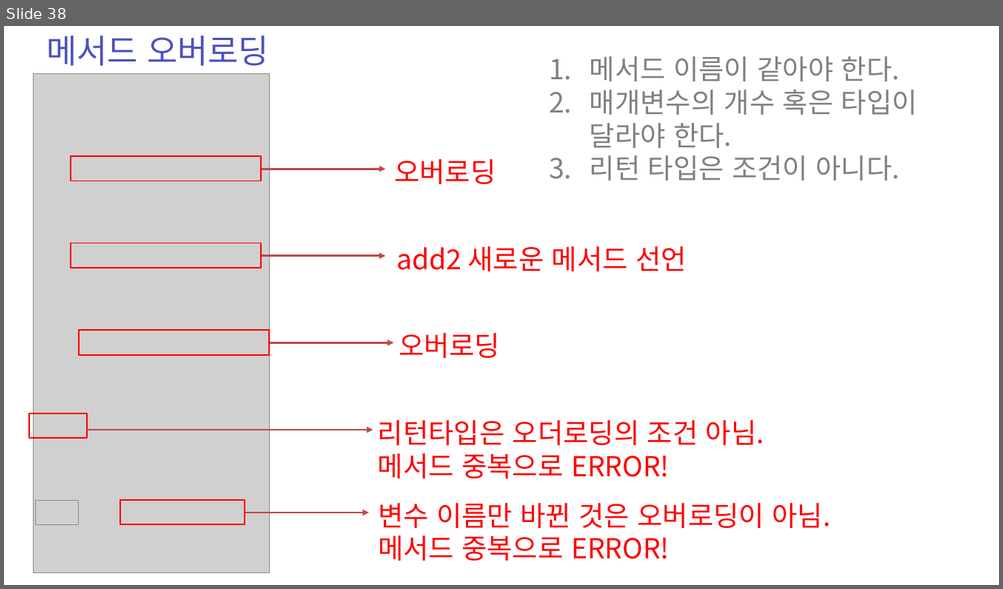
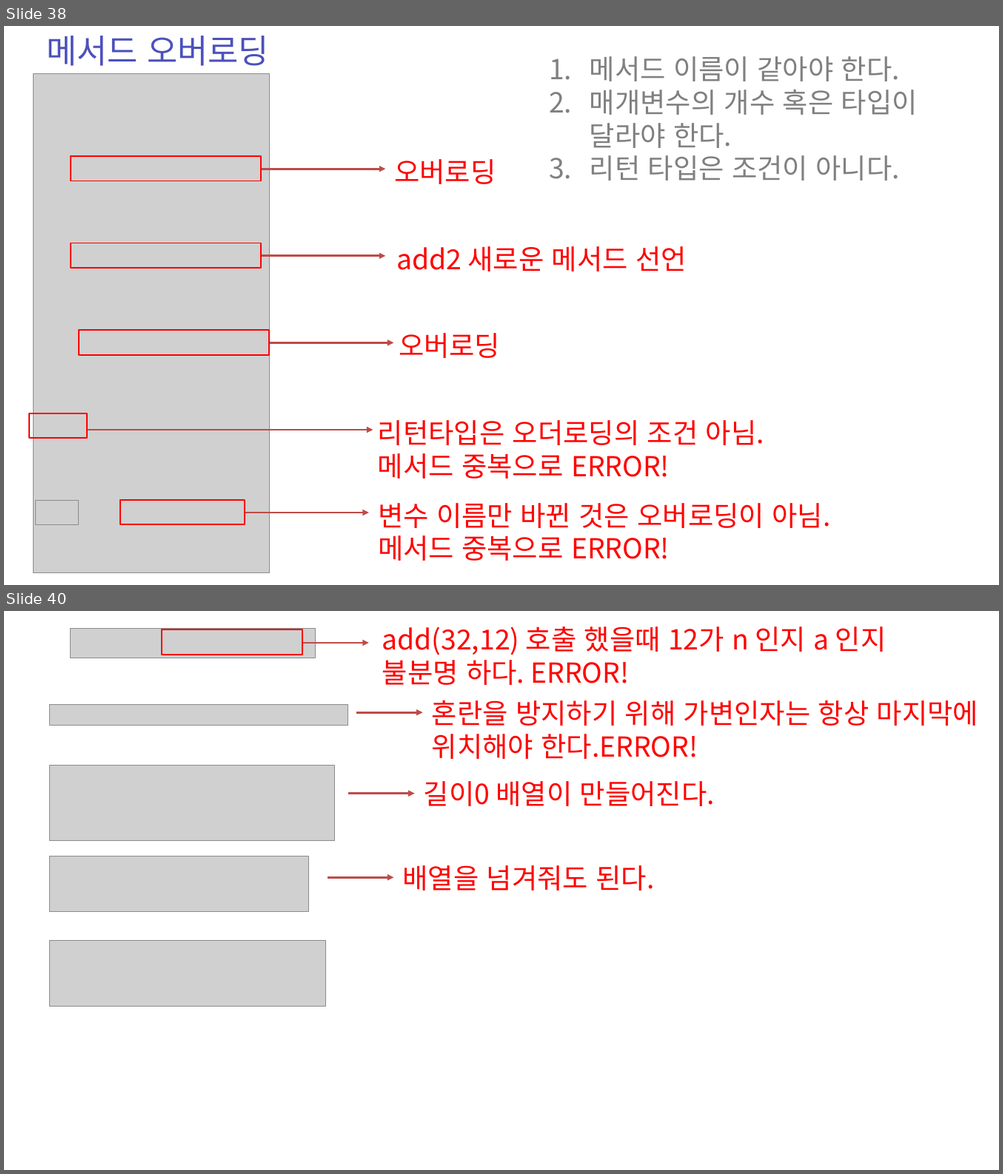
Before and after one commit to zest132/JavaLecture, a slide deck: JavaLecture/LectureFile/java 6강.pptx. Shown one above the other, each under a label of ours: slide 38 before the commit, slides 38 and 40 after it; the slides between them are not shown. The pictures are 1003x589 and 1003x1174 pixels, drawn with LibreOffice and Linux fonts; fonts in the diff are those of the drawing; grey boxes stand for pictures. Boxes give left, top, right and bottom in pixels: in the first picture for what was removed or moved away, otherwise in the second. Text is boxed around its words. In the diff, an @@ line names an element or a change of style, - is before the commit and + after.

```diff
--- a/JavaLecture/LectureFile/java 6강.pptx
+++ b/JavaLecture/LectureFile/java 6강.pptx
@@ slide 40 added at (x1=4, y1=611, x2=999, y2=1170), background #FFFFFF @@
@@ picture added at (x1=70, y1=628, x2=315, y2=658) @@
@@ rectangle added at (x1=162, y1=630, x2=302, y2=655), outline #FF0000 2 pt @@
@@ text added at (x1=382, y1=627, x2=886, y2=685), 40 pt, text #FF0000 @@
+add(32,12) 호출 했을때 12가 n 인지 a 인지 불분명 하다. ERROR!
@@ arrow added from (302, 643) to (369, 643), #BF4C48 3 pt @@
@@ picture added at (x1=50, y1=704, x2=348, y2=726) @@
@@ arrow added from (356, 712) to (423, 712), #BF4C48 3 pt @@
@@ text added at (x1=432, y1=700, x2=978, y2=759), 40 pt, text #FF0000 @@
+혼란을 방지하기 위해 가변인자는 항상 마지막에 위치해야 한다.ERROR!
@@ picture added at (x1=50, y1=766, x2=335, y2=841) @@
@@ text added at (x1=424, y1=781, x2=714, y2=806), 40 pt, text #FF0000 @@
+길이0 배열이 만들어진다.
@@ arrow added from (348, 794) to (414, 794), #BF4C48 3 pt @@
@@ picture added at (x1=50, y1=856, x2=309, y2=911) @@
@@ text added at (x1=403, y1=866, x2=654, y2=891), 40 pt, text #FF0000 @@
+배열을 넘겨줘도 된다.
@@ arrow added from (327, 877) to (393, 877), #BF4C48 3 pt @@
@@ picture added at (x1=50, y1=940, x2=325, y2=1006) @@
```
Also in this commit, not shown: 3 slides changed, 4 other slides added, 3 slides removed, 15 other files.
